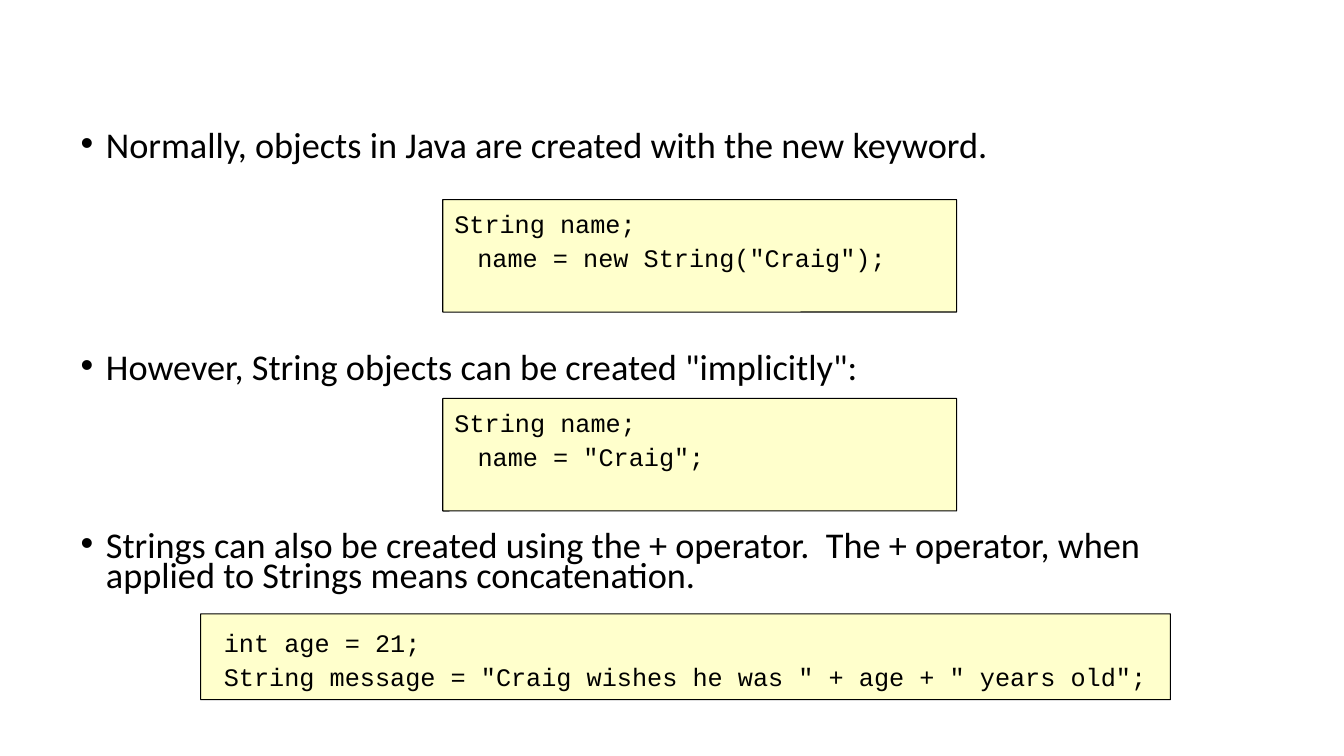
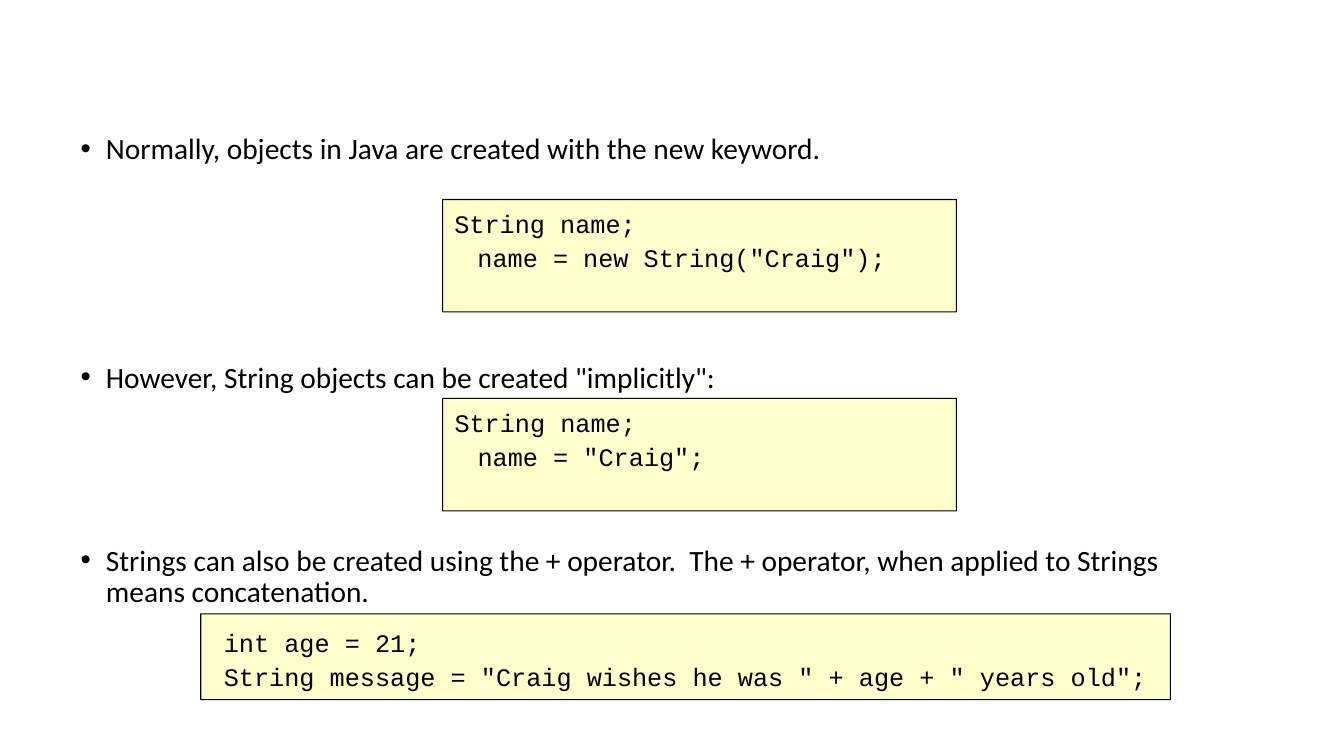
Before and after one commit to gmierzwinski/gmierzwinski.github.io, a slide deck: slide 3 of bishops/cs321/resources/CS321_Lecture_03B.pptx. Drawn at 1344x756 pixels with LibreOffice and Linux fonts; fonts in the diff are those of the drawing; background and template pictures are left out. Boxes give left, top, right and bottom in pixels: in the first picture for what was removed or moved away, otherwise in the second. Text is boxed around its words. In the diff, an @@ line names an element or a change of style, - is before the commit and + after.

```diff
--- a/bishops/cs321/resources/CS321_Lecture_03B.pptx
+++ b/bishops/cs321/resources/CS321_Lecture_03B.pptx
@@ text "Normally, objects in Java are ..." at [106,138,1158,603]: size 25.9 to 21 pt; line spacing 0.7 to 0.9 @@
```
Also in this commit, not shown: 17 other slides changed, 5 other files.
